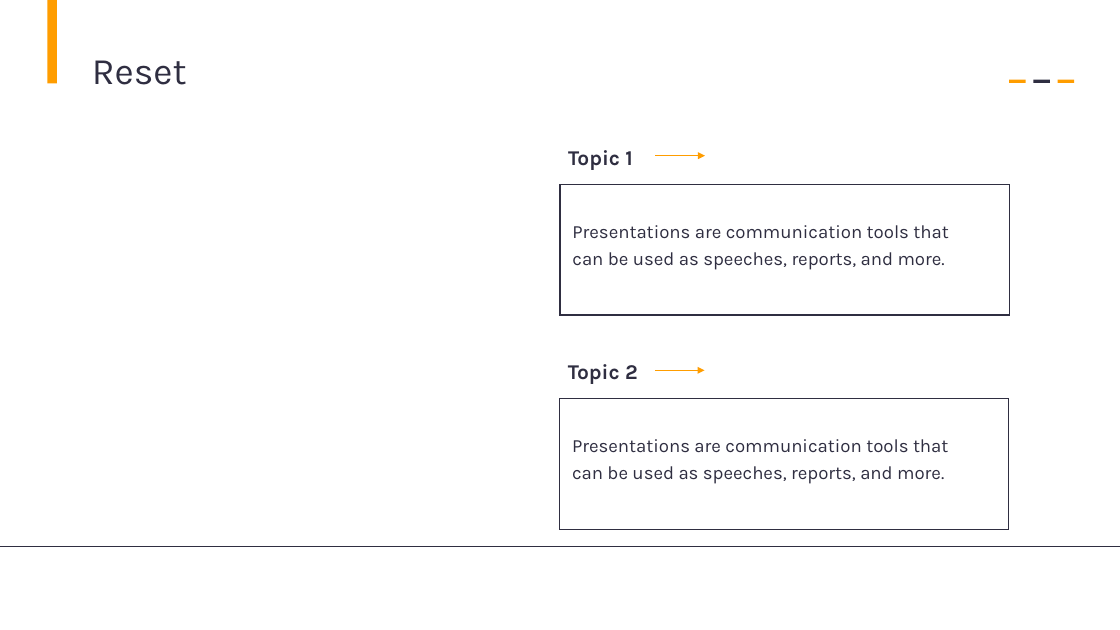
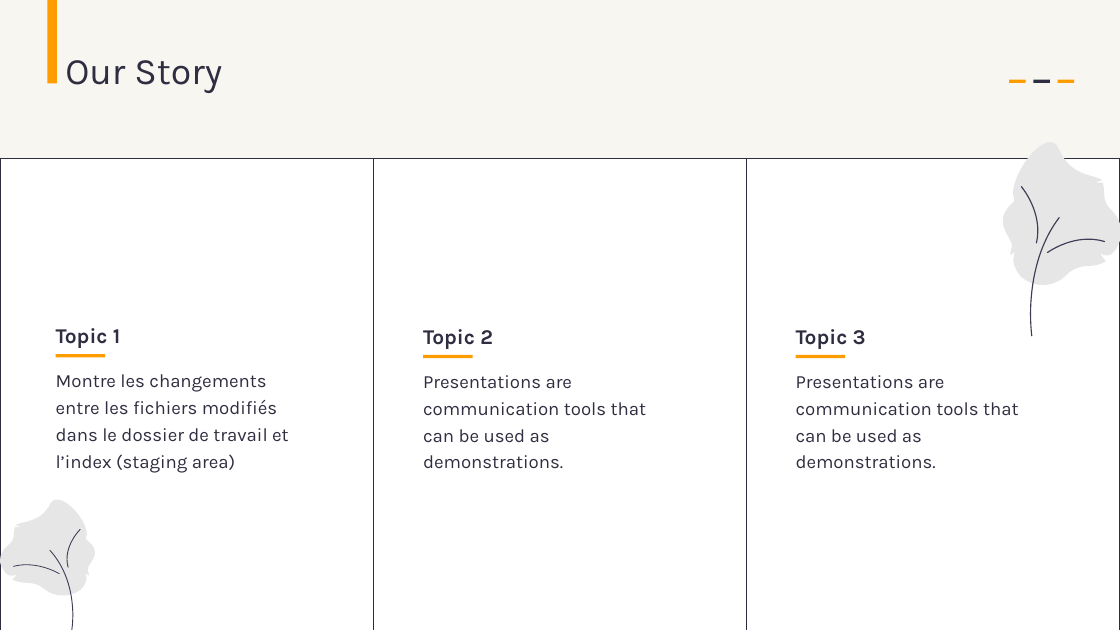
Before and after one commit to AbdessamadAbdaoui/Presentation_Git, a slide deck: slide 42 of presentation_Git.pptx (slide 25 before the commit). Drawn at 1120x630 pixels with LibreOffice and Linux fonts; fonts in the diff are those of the drawing. Boxes give left, top, right and bottom in pixels: in the first picture for what was removed or moved away, otherwise in the second. Text is boxed around its words. In the diff, an @@ line names an element or a change of style, - is before the commit and + after.

```diff
--- a/presentation_Git.pptx
+++ b/presentation_Git.pptx
@@ background #FFFFFF to #F7F6F1 @@
@@ text at [65, 60, 222, 93]: text changed @@
-Reset
+Our Story
@@ table added at [0, 159, 1119, 630], 1 rows, 3 columns @@
+ |  | 
@@ arrow removed from (655, 155) to (705, 155) @@
@@ rectangle removed at [560, 184, 1010, 315] @@
@@ group added at [1003, 142, 1120, 336]: 4 freeform shapes @@
@@ text "Topic 1": place and size @@
-text "Topic 1" at [568, 150, 632, 170]
+text "Topic 1" at [56, 328, 120, 348]
@@ text "Topic 2": place and size @@
-text "Topic 2" at [568, 364, 638, 384]
+text "Topic 2" at [423, 329, 493, 349]
@@ text added at [796, 329, 866, 349], 18 pt, text #2F2E41, bold @@
+Topic 3
@@ rectangle added at [55, 355, 105, 358], fill #FF9D00 @@
@@ rectangle added at [423, 355, 473, 359], fill #FF9D00 @@
@@ rectangle added at [796, 355, 845, 359], fill #FF9D00 @@
@@ text added at [56, 374, 289, 473], 16 pt, text #2F2E41 @@
+Montre les changements entre les fichiers modifiés dans le dossier de travail et l’index (staging area)
@@ text at [423, 375, 646, 469]: text changed @@
-Presentations are communication tools that can be used as speeches, reports, and more.
+Presentations are communication tools that can be used as demonstrations.
@@ arrow removed from (655, 371) to (705, 371) @@
@@ text at [796, 375, 1018, 469]: text changed @@
-Presentations are communication tools that can be used as speeches, reports, and more.
+Presentations are communication tools that can be used as demonstrations.
@@ rectangle removed at [560, 399, 1009, 530] @@
@@ group added at [0, 500, 95, 630]: 4 freeform shapes @@
@@ line removed from (0, 547) to (1120, 547) @@
```
Also in this commit, not shown: 30 slides added, 26 slides removed.
